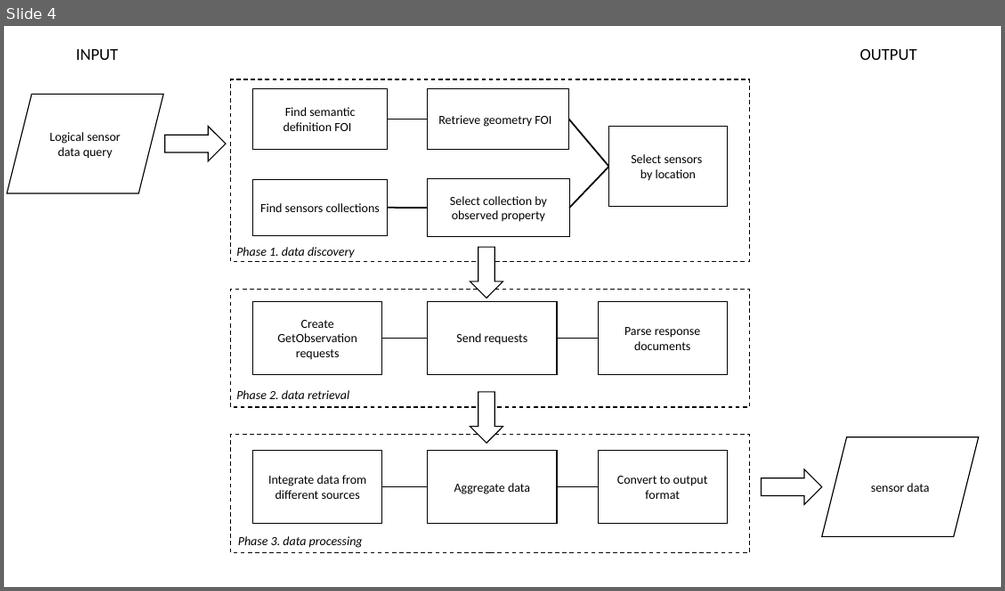
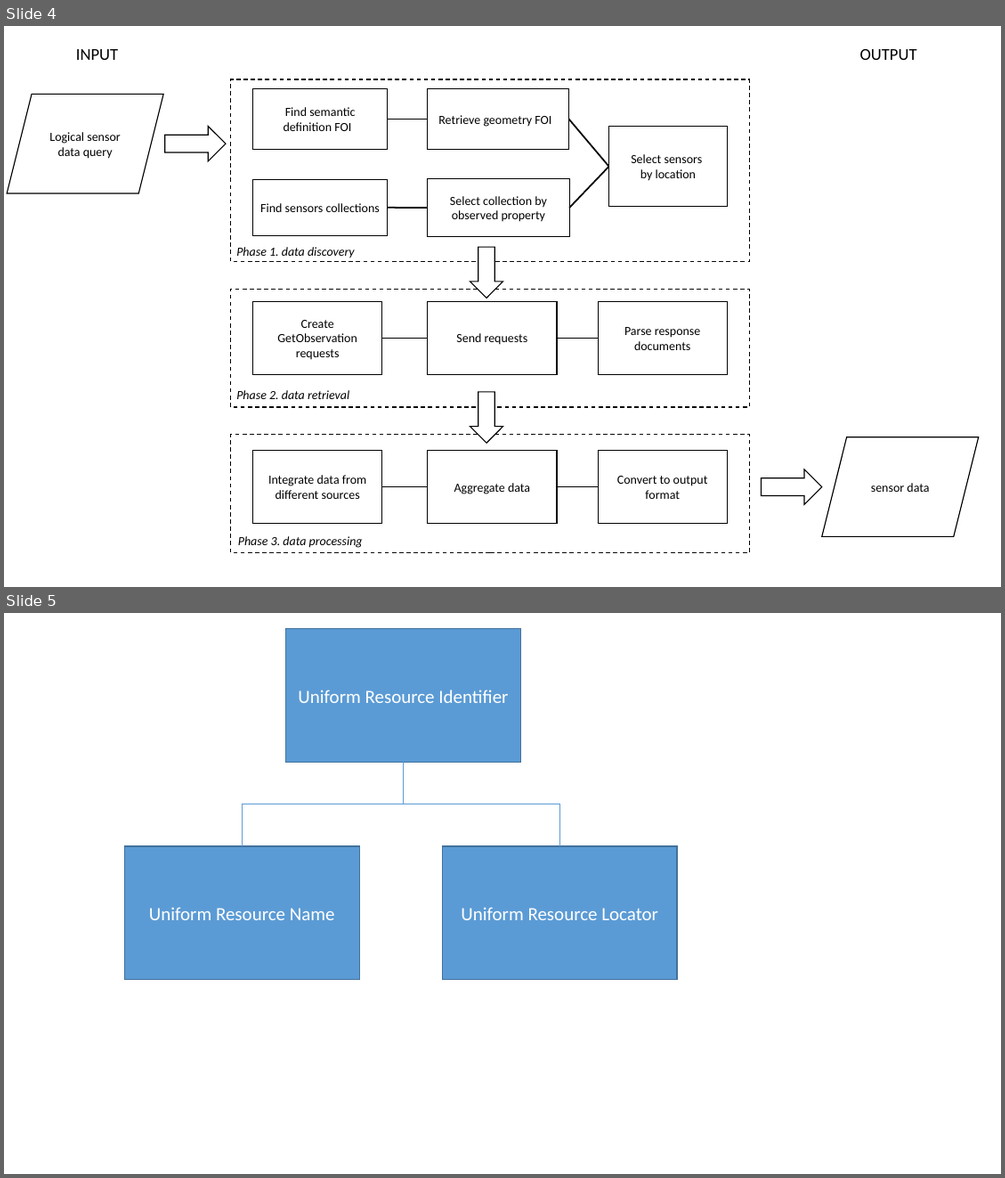
Before and after one commit to ivodeliefde/masterThesis, a slide deck: Reports/UML/diagram.pptx. Shown one above the other, each under a label of ours: slide 4 before the commit, slides 4 and 5 after it. The pictures are 1005x591 and 1005x1178 pixels, drawn with LibreOffice and Linux fonts; fonts in the diff are those of the drawing. Boxes give left, top, right and bottom in pixels: in the first picture for what was removed or moved away, otherwise in the second. Text is boxed around its words. In the diff, an @@ line names an element or a change of style, - is before the commit and + after.

```diff
--- a/Reports/UML/diagram.pptx
+++ b/Reports/UML/diagram.pptx
@@ slide 5 added at [4,613,1001,1174], background #FFFFFF @@
@@ rectangle added at [286,629,521,762], fill #5B9BD5, outline #43739E 1 pt, 18 pt, text #FFFFFF @@
+Uniform Resource Identifier
@@ elbow line added from (404, 762) to (242, 846), #5B9BD5 0.5 pt @@
@@ elbow line added from (404, 762) to (559, 846), #5B9BD5 0.5 pt @@
@@ rectangle added at [124,846,359,980], fill #5B9BD5, outline #43739E 1 pt, 18 pt, text #FFFFFF @@
+Uniform Resource Name
@@ rectangle added at [442,846,677,980], fill #5B9BD5, outline #43739E 1 pt, 18 pt, text #FFFFFF @@
+Uniform Resource Locator
```
Also in this commit, not shown: 1 slide changed, 3 other files.
